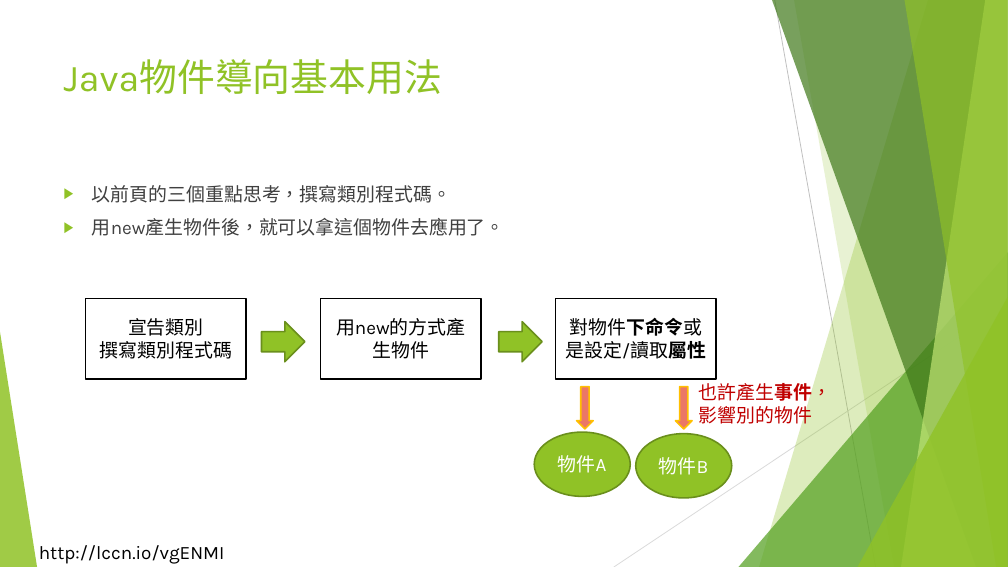
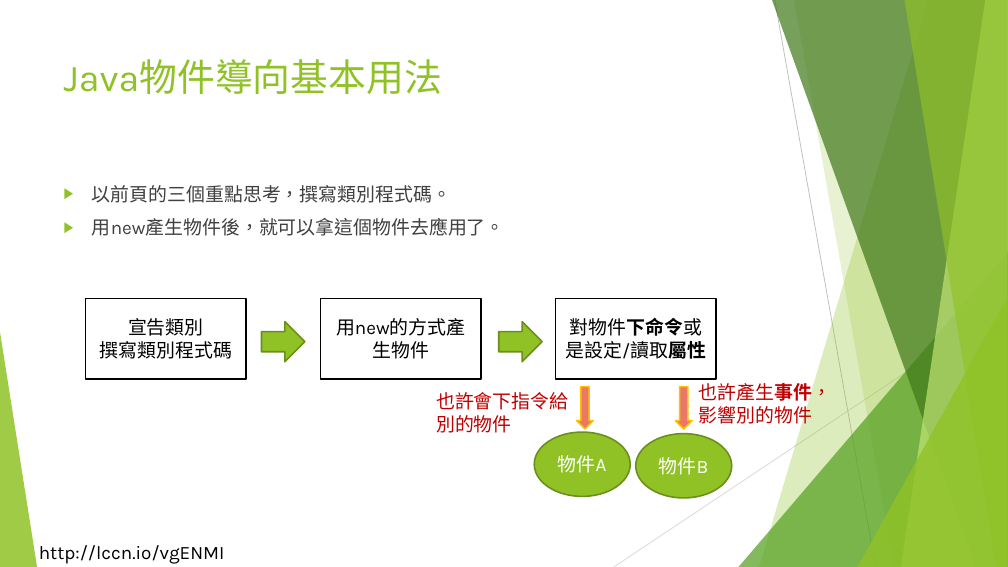
Before and after one commit to liulawsi/My_PPTs, a slide deck: slide 12 of LCC/Java/10_物件導向程式設計.pptx. Drawn at 1008x567 pixels with LibreOffice and Linux fonts; fonts in the diff are those of the drawing; background and template pictures are left out. Boxes give left, top, right and bottom in pixels: in the first picture for what was removed or moved away, otherwise in the second. Text is boxed around its words. In the diff, an @@ line names an element or a change of style, - is before the commit and + after.

```diff
--- a/LCC/Java/10_物件導向程式設計.pptx
+++ b/LCC/Java/10_物件導向程式設計.pptx
@@ text added at (x1=436, y1=392, x2=568, y2=433), 18 pt, text #C00000 @@
+也許會下指令給
+別的物件
```
Also in this commit, not shown: 10 other slides changed, 1 slide added.
